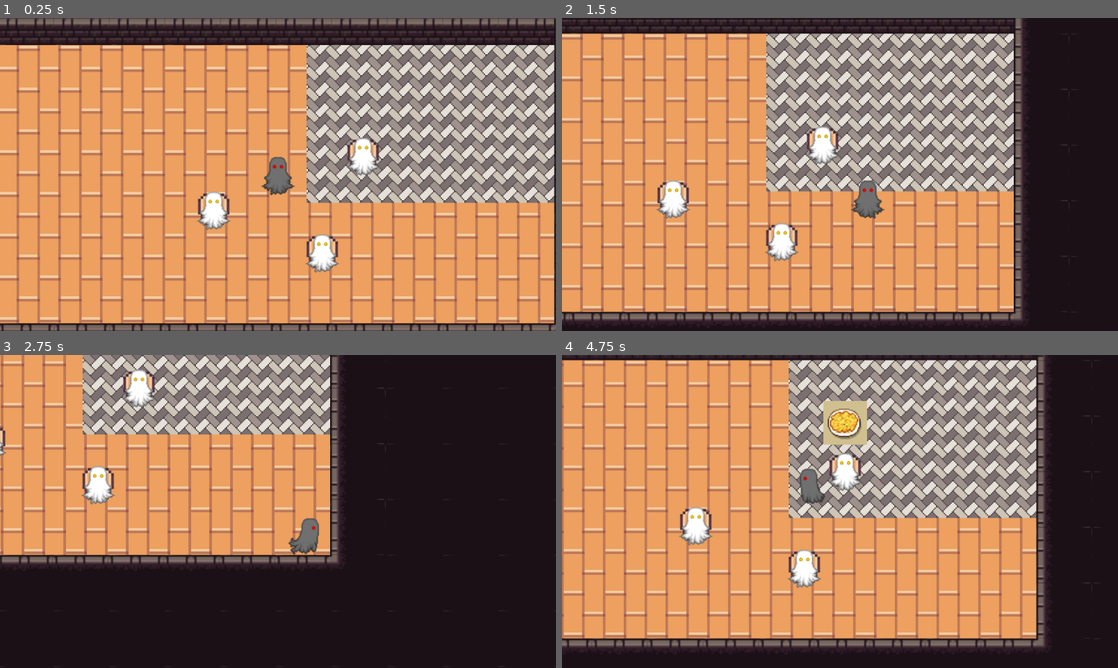
Above: before the commit, frames 1-4 (two rows, left to right).
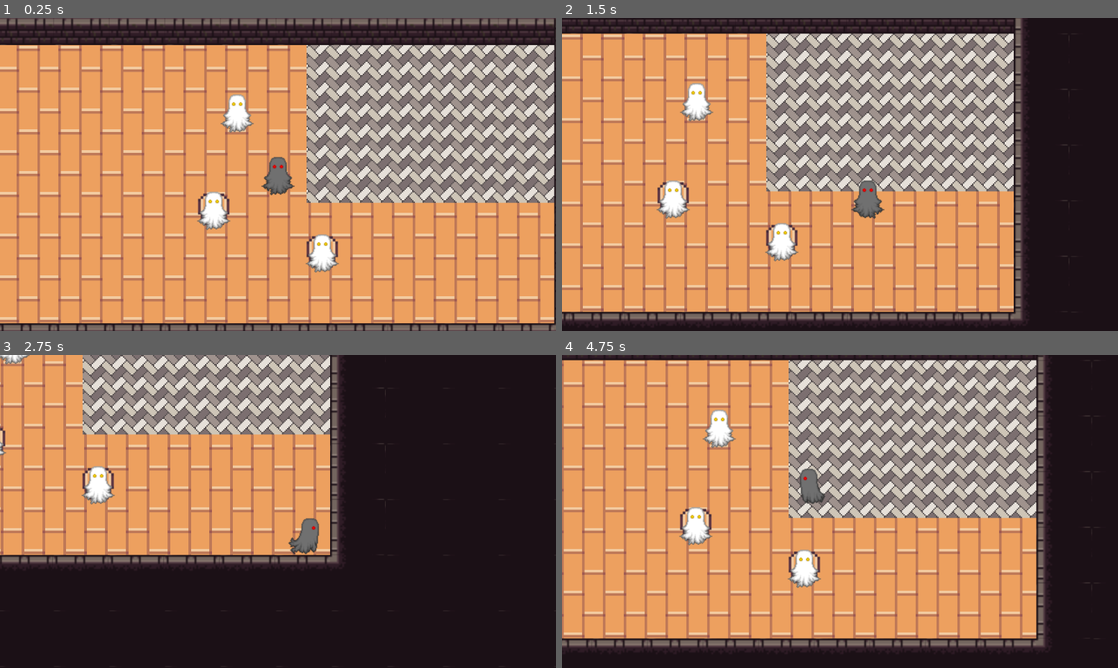
Above: after the commit, the same moments.

Repository: ikylios/GPC2022
Game: Godot game, scene res://scenes/Main.tscn
The game is run twice, just before and just after one commit, with the same random seed, the same clock (stepped at 60 frames per second) and the same inputs.
Inputs:
- Up to frame 1 (0.25 s): no input
- Up to frame 2 (1.5 s): hold D (move_right) 0.53-1.28 s; tap E (interact) at 0.6, 1.35 s; hold S (move_down) from 1.28 s (still down)
- Up to frame 3 (2.75 s): release S (move_down) at 2.03 s; hold D (move_right) from 2.03 s (still down); tap E (interact) at 2.1 s
- Up to frame 4 (4.75 s): release D (move_right) at 2.78 s; hold W (move_up) 2.78-3.53 s; tap E (interact) at 2.85, 3.6, 4.35 s; hold A (move_left) from 3.53 s (still down)

The runs differ from the first frame. In frame 1, 1.0% of the frame differs, in the area x 39-69%, y 24-51%; in frame 2, 1.0%; in frame 3, 0.6%; in frame 4, 2.1%, in the area x 25-55%, y 14-44%.

Commit message:
does not attempt to seat new customer if no free seats are available

Diff:
--- a/src/scenes/Main.gd
+++ b/src/scenes/Main.gd
@@ -23,6 +23,9 @@
 # -------------- Customer functionalities --------------
 
 func seat_customer():
+	if free_seats.empty():
+		return
+
 	var free_seat = free_seats.pop_front()
 	var customer = new_customers.pop_front()
 
--- a/src/scenes/Main.tscn
+++ b/src/scenes/Main.tscn
@@ -240,9 +240,6 @@
 [node name="Stool2" parent="." groups=["free_seats"] instance=ExtResource( 7 )]
 position = Vector2( 565, 366 )
 
-[node name="Stool3" parent="." groups=["free_seats"] instance=ExtResource( 7 )]
-position = Vector2( 612, 255 )
-
 [node name="Player" parent="." instance=ExtResource( 1 )]
 position = Vector2( 514, 277 )
 
